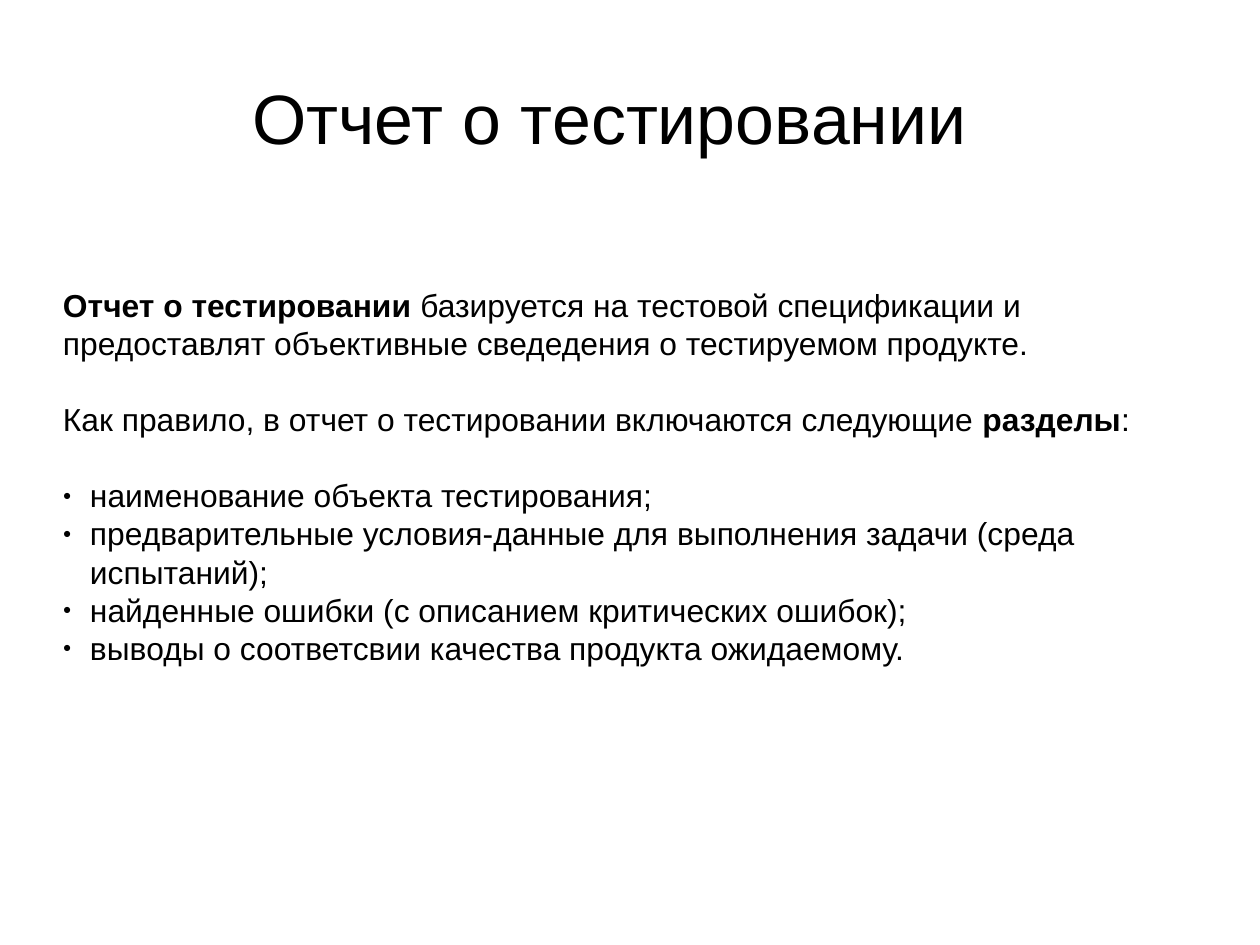
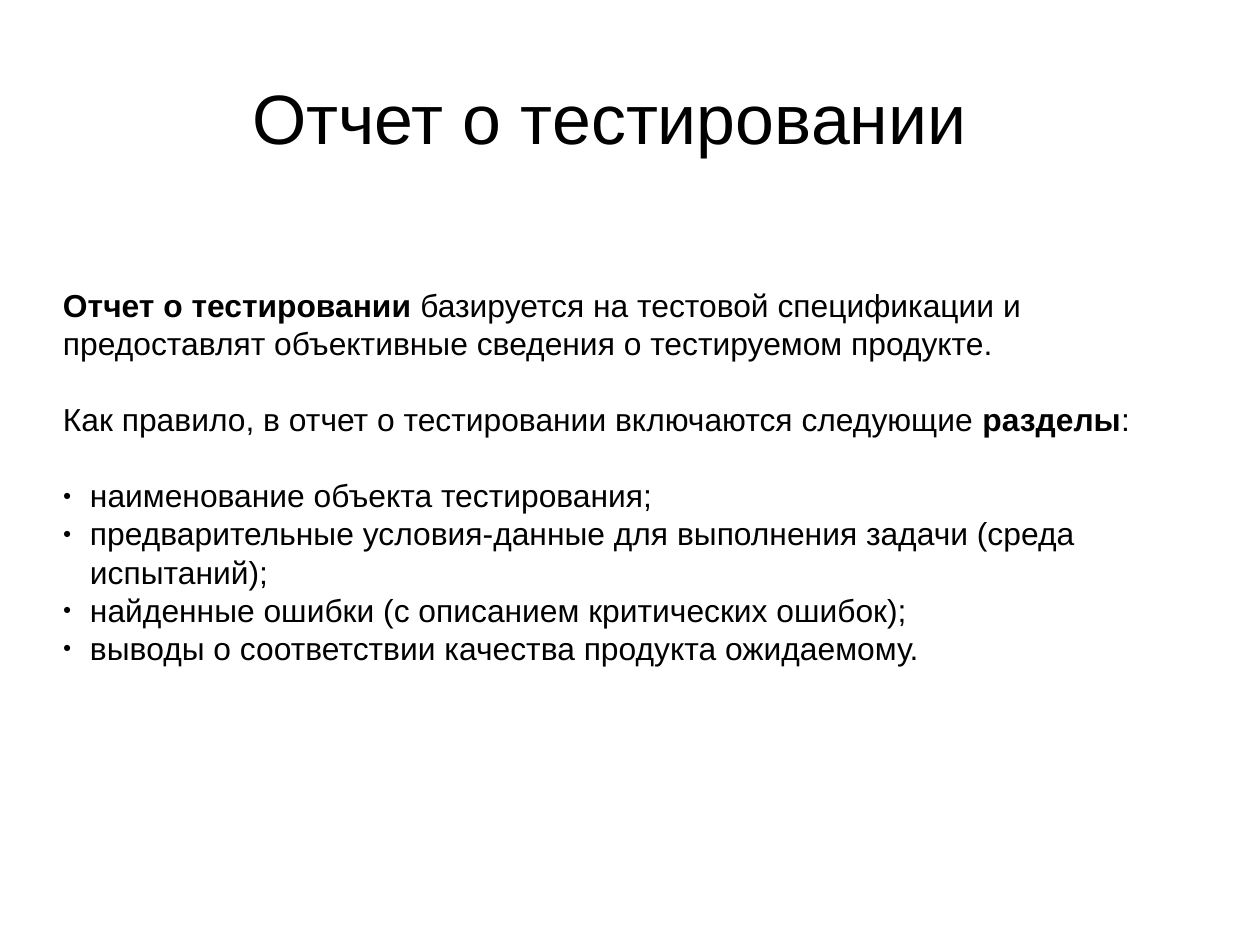
Before and after one commit to MinskLUG/linux_courses, a slide deck: slide 22 of sam-solutions/12_QA_intro_libreoffice.odp. Drawn at 1260x945 pixels with LibreOffice and Linux fonts; fonts in the diff are those of the drawing. Boxes give left, top, right and bottom in pixels: in the first picture for what was removed or moved away, otherwise in the second. Text is boxed around its words. In the diff, an @@ line names an element or a change of style, - is before the commit and + after.

```diff
--- a/sam-solutions/12_QA_intro_libreoffice.odp
+++ b/sam-solutions/12_QA_intro_libreoffice.odp
@@ subtitle at box(63, 293, 1021, 361): text changed @@
-Отчет о тестировании базируется на тестовой спецификации и предоставлят объективные сведедения о тестируемом продукте.
+Отчет о тестировании базируется на тестовой спецификации и предоставлят объективные сведения о тестируемом продукте.
@@ subtitle at box(90, 643, 919, 666): text changed @@
-● выводы о соответсвии качества продукта ожидаемому.
+● выводы о соответствии качества продукта ожидаемому.
```
Also in this commit, not shown: 7 other slides changed.
